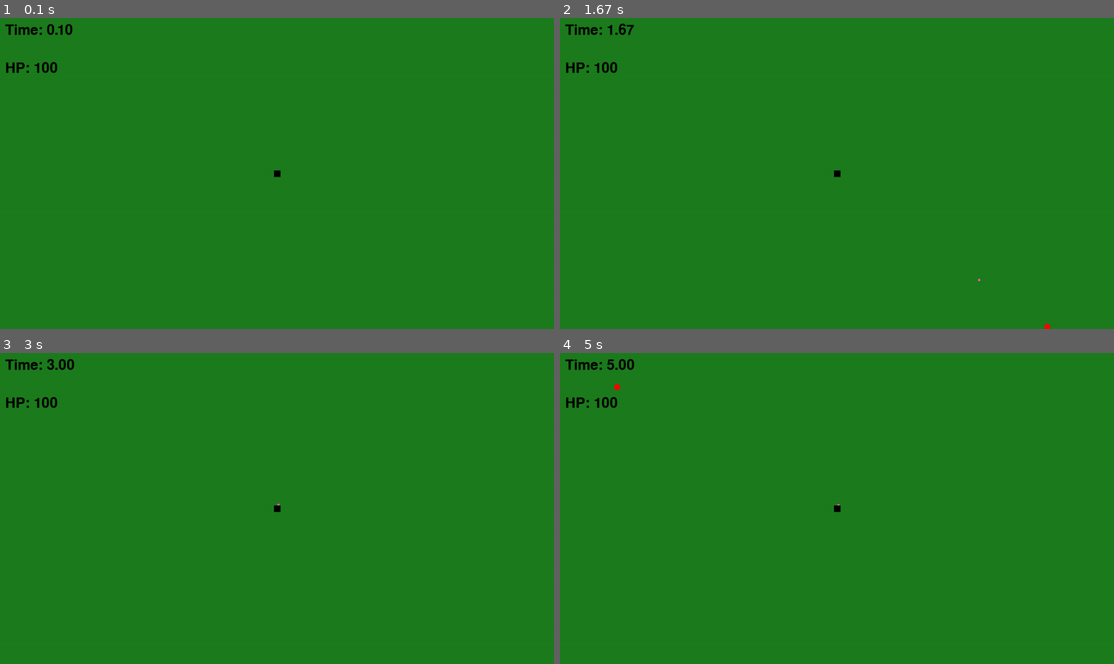
Above: before the commit, frames 1-4 (two rows, left to right).
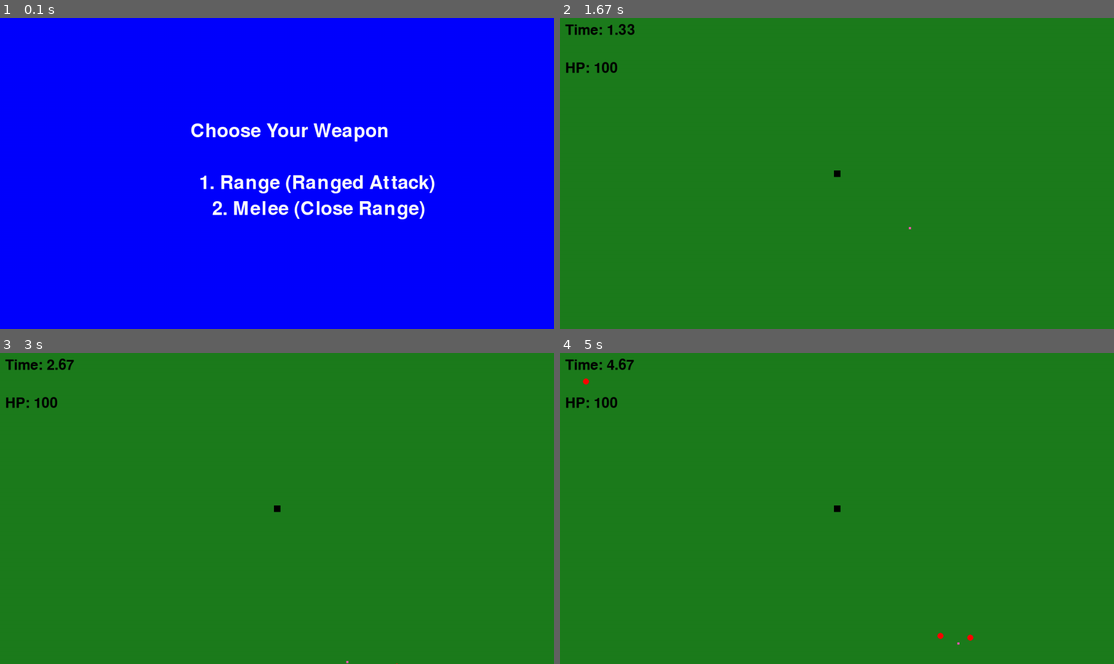
Above: after the commit, the same moments.

Repository: JairusCollantes/square-pygame
Game: pygame game, started from game.py
Same seed, same stepped clock (60 frames per second), same inputs: the game is played once before the commit and once after it.
Inputs:
- Up to frame 1 (0.1 s): no input
- Up to frame 2 (1.67 s): tap 1 at 0.33 s; hold R 0.67-1.13 s
- Up to frame 3 (3 s): hold D 1.67-2.13 s; hold W 2.17-2.47 s; hold D 2.5-2.97 s
- Up to frame 4 (5 s): hold A 3-3.53 s; hold S 3.57-3.87 s; hold A 3.9-4.3 s; hold W 4.33-4.7 s; hold D from 4.73 s (still down)

The runs differ from the first frame. In frame 1, 100% of the frame differs, in the area x 0-100%, y 0-100%; in frame 2, less than 0.1%; in frame 3, less than 0.1%; in frame 4, 0.2%.

Commit message:
code overhaul and melee weapon

Diff:
--- a/game.py
+++ b/game.py
@@ -7,197 +7,211 @@
 white = (255, 255, 255)
 red = (255, 0, 0)
 green = (29, 124, 29)
-blue = (0, 0, 255)
 black = (0, 0, 0)
-yellow = (255,255,0)
-pink = (255,87,183)
+yellow = (255, 255, 0)
+pink = (255, 87, 183)
 speed = 3
+
 pygame.init()
 screen = pygame.display.set_mode((W, H))
 pygame.display.set_caption("Square")
 clock = pygame.time.Clock()
 
+# ------------------- CLASSES -------------------
 
 class Player:
     def __init__(self):
-        self.x = W//2
-        self.y = H//2
+        self.x = W // 2
+        self.y = H // 2
         self.side = 15
-        self.square = pygame.Rect(self.x-7,self.y-7,self.side,self.side)
-        self.power = 1
+        self.square = pygame.Rect(self.x-7, self.y-7, self.side, self.side)
         self.hp = 100
+
     def update(self):
-        pygame.draw.rect(screen,black,self.square,0)
+        pygame.draw.rect(screen, black, self.square, 0)
+
 
 class Attack:
-    def __init__(self,x,y):
+    def __init__(self, x, y):
         self.side = 5
         self.t = 120
-        self.rect = pygame.Rect(x - self.side//2, y - self.side//2,
-                               self.side, self.side)
-
+        self.rect = pygame.Rect(x - self.side//2, y - self.side//2, self.side, self.side)
         if enemies:
-            closest_enemy = None
-            min_dist = float('inf')
-            for enemy in enemies:
-                dx = enemy.x - x
-                dy = enemy.y - y
-                dist = math.sqrt(dx*dx + dy*dy)
-                if dist < min_dist:
-                    min_dist = dist
-                    closest_enemy = enemy
-
-            if closest_enemy:
-                dx = closest_enemy.x - x
-                dy = closest_enemy.y - y
-                dist = max(0.1, min_dist)
-                self.x = (dx / dist) * 10
-                self.y = (dy / dist) * 10
+            closest_enemy = min(enemies, key=lambda e: math.hypot(e.x-x, e.y-y))
+            dx = closest_enemy.x - x
+            dy = closest_enemy.y - y
+            dist = max(0.1, math.hypot(dx, dy))
+            self.vx = (dx / dist) * 10
+            self.vy = (dy / dist) * 10
         else:
             angle = random.uniform(0, 2 * math.pi)
-            self.x = math.cos(angle) * 10
-            self.y = math.sin(angle) * 10
+            self.vx = math.cos(angle) * 10
+            self.vy = math.sin(angle) * 10
+
     def update(self):
         self.t -= 1
-        if self.t > 0:
-            self.rect.x += self.x
-            self.rect.y += self.y
-            if keys[pygame.K_w]:
-                self.rect.y += speed
-            if keys[pygame.K_s]:
-                self.rect.y -= speed
-            if keys[pygame.K_a]:
-                self.rect.x += speed
-            if keys[pygame.K_d]:
-                self.rect.x -= speed
-            pygame.draw.rect(screen,pink,self.rect,0)
+        if self.t <= 0:
+            return False
+        self.rect.x += self.vx
+        self.rect.y += self.vy
+        if keys[pygame.K_w]:
+            self.rect.y += speed
+        if keys[pygame.K_s]:
+            self.rect.y -= speed
+        if keys[pygame.K_a]:
+            self.rect.x += speed
+        if keys[pygame.K_d]:
+            self.rect.x -= speed
+        pygame.draw.rect(screen, pink, self.rect, 0)
+        return True
+
+
+class MeleeAttack:
+    def __init__(self, x, y):
+        self.range = 50
+        self.duration = 10
+        self.x = x
+        self.y = y
+
+    def update(self):
+        self.duration -= 1
+        if self.duration <= 0:
+            return False
+        pygame.draw.circle(screen, yellow, (int(self.x), int(self.y)), self.range, 2)
+        for enemy in enemies[:]:
+            if math.hypot(enemy.x - self.x, enemy.y - self.y) < self.range + enemy.radius:
+                enemies.remove(enemy)
+        return True
+
 
 class Enemy:
     def __init__(self):
-        spawn_side = random.choice(["top","bottom", "right", "left"])
-        if spawn_side == "top":
-            self.x = random.randint(0,W)
-            self.y = -20
-        elif spawn_side == "bottom":
-            self.x = random.randint(0,W)
-            self.y = H + 20
-        elif spawn_side == "left":
-            self.y = random.randint(0,H)
-            self.x = -20
-        elif spawn_side == "right":
-            self.y = random.randint(0,H)
-            self.x = W + 20
+        side = random.choice(["top","bottom","left","right"])
+        if side == "top":
+            self.x = random.randint(0, W); self.y = -20
+        elif side == "bottom":
+            self.x = random.randint(0, W); self.y = H + 20
+        elif side == "left":
+            self.y = random.randint(0, H); self.x = -20
+        elif side == "right":
+            self.y = random.randint(0, H); self.x = W + 20
         self.speed = 1
         self.radius = 7
         self.damage = 1
-    def move(self, x,y):
+
+    def move(self, x, y):
         dx = x - self.x
         dy = y - self.y
-        d = math.sqrt(dx*dx + dy*dy)
+        d = math.hypot(dx, dy)
         self.x += (dx/d) * self.speed
         self.y += (dy/d) * self.speed
-        if keys[pygame.K_w]:
-            self.y += speed
-        if keys[pygame.K_s]:
-            self.y -= speed
-        if keys[pygame.K_a]:
-            self.x += speed
-        if keys[pygame.K_d]:
-            self.x -= speed
-        pygame.draw.circle(screen,red,(int(self.x),int(self.y)),self.radius)
+        if keys[pygame.K_w]: self.y += speed
+        if keys[pygame.K_s]: self.y -= speed
+        if keys[pygame.K_a]: self.x += speed
+        if keys[pygame.K_d]: self.x -= speed
+        pygame.draw.circle(screen, red, (int(self.x), int(self.y)), self.radius)
+
+# ------------------- GAME STATE -------------------
 
 player = Player()
 enemies = []
+bullets = []
 time = 0
-bullets = []
 game_running = True
+weapon_type = None
+selecting_weapon = True
+
+# ------------------- FUNCTIONS -------------------
 
 def spawn_enemy():
     enemies.append(Enemy())
 
-def spawn_bullet():
-    bullets.append(Attack(player.x, player.y))
+def spawn_attack():
+    if weapon_type == "range":
+        bullets.append(Attack(player.x, player.y))
+    elif weapon_type == "melee":
+        bullets.append(MeleeAttack(player.x, player.y))
 
 def collision():
     global game_running
-    for enemy in enemies:
-        closest_x = max(min(enemy.x ,player.square.right), player.square.left)
-        closest_y = max(min(enemy.y ,player.square.bottom), player.square.top)
-        distance_x = enemy.x - closest_x
-        distance_y = enemy.y - closest_y
-        distance = math.sqrt(distance_x*distance_x + distance_y*distance_y)
-        if distance < enemy.radius:
+    for enemy in enemies[:]:
+        # Player collision
+        closest_x = max(min(enemy.x, player.square.right), player.square.left)
+        closest_y = max(min(enemy.y, player.square.bottom), player.square.top)
+        if math.hypot(enemy.x - closest_x, enemy.y - closest_y) < enemy.radius:
             player.hp -= enemy.damage
             enemies.remove(enemy)
             if player.hp <= 0:
                 game_running = False
-        enemies_hit = []
-        bullets_hit = []
-
-        for bullet in bullets:
-            for enemy in enemies:
+    # Bullet/Enemy collision for ranged attacks
+    for bullet in bullets[:]:
+        if isinstance(bullet, Attack):
+            for enemy in enemies[:]:
                 closest_x = max(bullet.rect.left, min(enemy.x, bullet.rect.right))
                 closest_y = max(bullet.rect.top, min(enemy.y, bullet.rect.bottom))
-
-                distance_x = enemy.x - closest_x
-                distance_y = enemy.y - closest_y
-                distance = math.sqrt(distance_x * distance_x + distance_y * distance_y)
-
-                if distance < enemy.radius:
-                    if enemy not in enemies_hit:
-                        enemies_hit.append(enemy)
-                    if bullet not in bullets_hit:
-                        bullets_hit.append(bullet)
-
-        for enemy in enemies_hit:
-            if enemy in enemies:
-                enemies.remove(enemy)
-
-        for bullet in bullets_hit:
-            if bullet in bullets:
-                bullets.remove(bullet)
+                if math.hypot(enemy.x - closest_x, enemy.y - closest_y) < enemy.radius:
+                    enemies.remove(enemy)
+                    if bullet in bullets:
+                        bullets.remove(bullet)
 
 def ui():
     font = pygame.font.SysFont(None, 48)
-    time_text = font.render(f"Time: {(time/60):.2f}", True, black)
-    hp_text = font.render(f"HP: {player.hp}", True, black)
-    screen.blit(time_text,(12,12))
-    screen.blit(hp_text,(12,100))
+    screen.blit(font.render(f"Time: {(time/60):.2f}", True, black), (12,12))
+    screen.blit(font.render(f"HP: {player.hp}", True, black), (12,100))
+
+# ------------------- MAIN LOOP -------------------
 
 while True:
-    # screen.fill(green)
-
     for e in pygame.event.get():
         if e.type == pygame.QUIT:
             pygame.quit()
             sys.exit()
-        if e.type == pygame.KEYDOWN:
+        if selecting_weapon and e.type == pygame.KEYDOWN:
+            if e.key == pygame.K_1: weapon_type = "range"; selecting_weapon = False
+            elif e.key == pygame.K_2: weapon_type = "melee"; selecting_weapon = False
+        elif not selecting_weapon and e.type == pygame.KEYDOWN:
             if e.key == pygame.K_r and not game_running:
                 player = Player()
                 enemies.clear()
+                bullets.clear()
                 time = 0
-                bullets.clear()
                 game_running = True
+                selecting_weapon = True
+
+    keys = pygame.key.get_pressed()
+
+    if selecting_weapon:
+        screen.fill(blue := (0,0,255))
+        font = pygame.font.SysFont(None, 64)
+        screen.blit(font.render("Choose Your Weapon", True, white), (W//2 - 200, H//3))
+        screen.blit(font.render("1. Range (Ranged Attack)", True, white), (W//2 - 180, H//2))
+        screen.blit(font.render("2. Melee (Close Range)", True, white), (W//2 - 150, H//2 + 60))
+        pygame.display.flip()
+        clock.tick(60)
+        continue
+
     if game_running:
         screen.fill(green)
-        keys = pygame.key.get_pressed()
         time += 1
         if time % 60 == 0:
             spawn_enemy()
-        if time % 60==0:
-            spawn_bullet()
+        if time % 60 == 0:
+            spawn_attack()
+
         for enemy in enemies:
             enemy.move(player.x, player.y)
-        for bullet in bullets:
-            bullet.update()
+
+        for bullet in bullets[:]:
+            if not bullet.update():
+                bullets.remove(bullet)
+
         collision()
-
         ui()
-
         player.update()
-        if not game_running:
-            font = pygame.font.SysFont(None, 160)
-            text = font.render(f"Game Over", True, white)
-            screen.blit(text,(W//2 - 290,H//2-50))
+    else:
+        screen.fill(green)
+        font = pygame.font.SysFont(None, 160)
+        screen.blit(font.render("Game Over", True, white), (W//2-290, H//2-50))
+
     pygame.display.flip()
     clock.tick(60)
